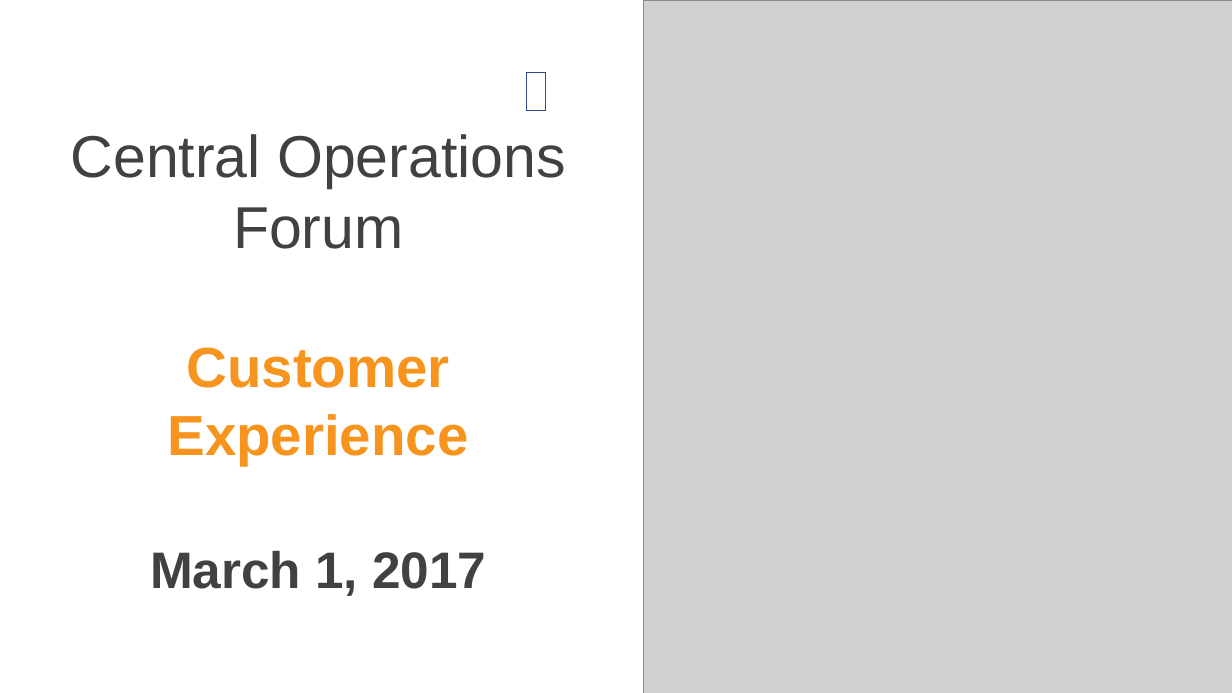
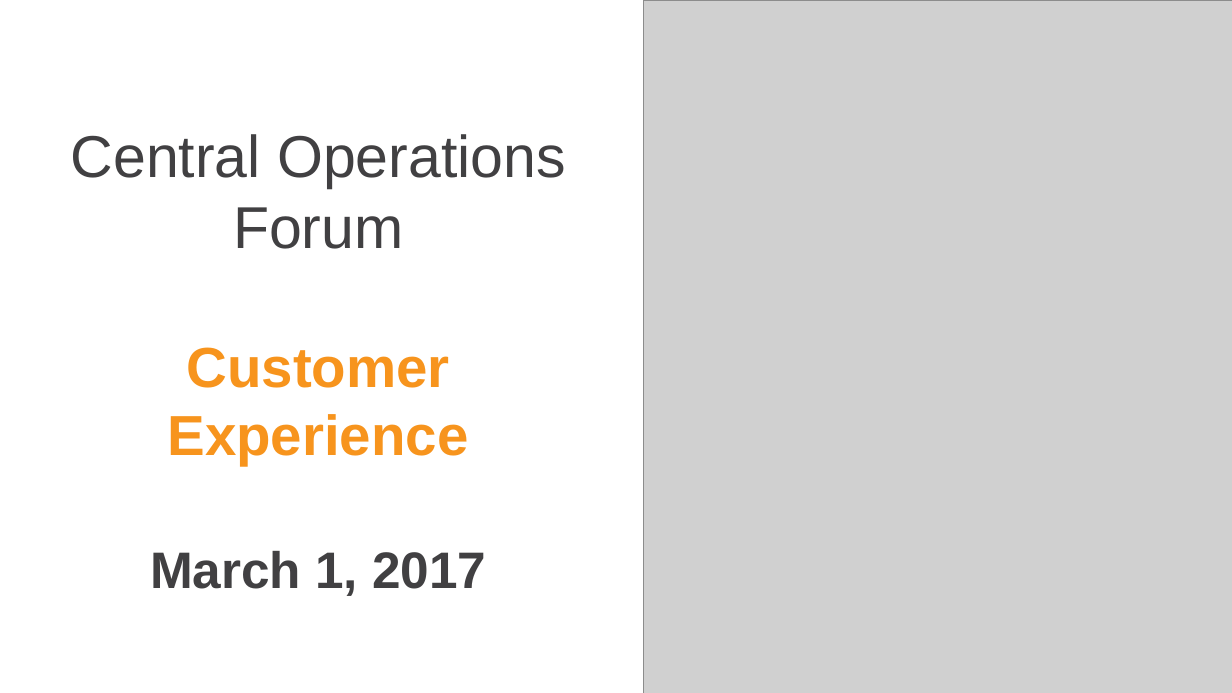
Before and after one commit to edimaudo/hackathon_coding_challenges, a slide deck: slide 1 of afp_challenge/afp_challenge_deck.pptx. Drawn at 1232x693 pixels with LibreOffice and Linux fonts; fonts in the diff are those of the drawing; grey boxes stand for pictures; background and template pictures are left out. Boxes give left, top, right and bottom in pixels: in the first picture for what was removed or moved away, otherwise in the second. Text is boxed around its words. In the diff, an @@ line names an element or a change of style, - is before the commit and + after.

```diff
--- a/afp_challenge/afp_challenge_deck.pptx
+++ b/afp_challenge/afp_challenge_deck.pptx
@@ rectangle removed at [527, 73, 545, 110] @@
```
Also in this commit, not shown: 3 other slides changed.
